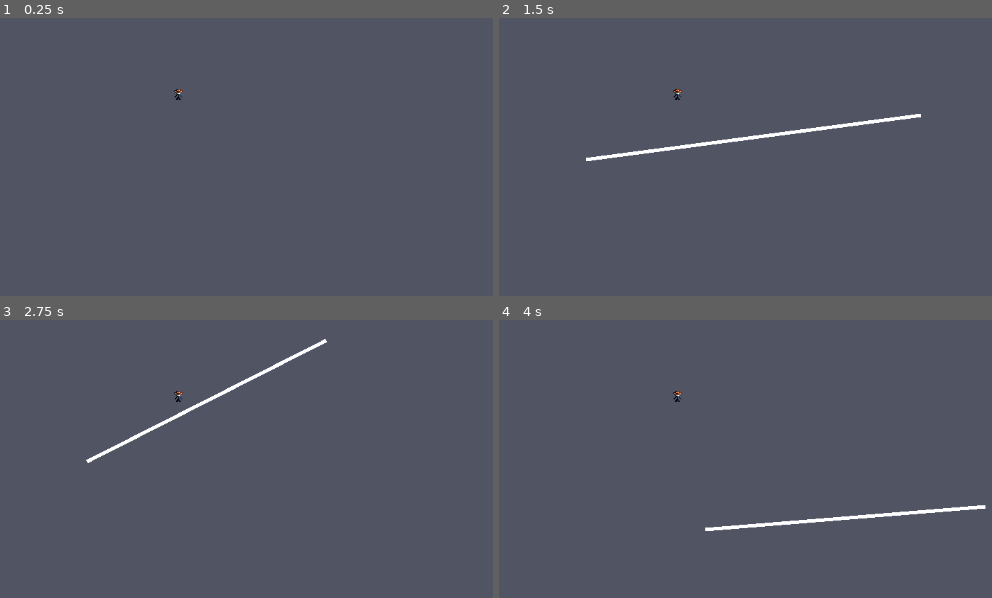
Above: before the commit, frames 1-4 (two rows, left to right).
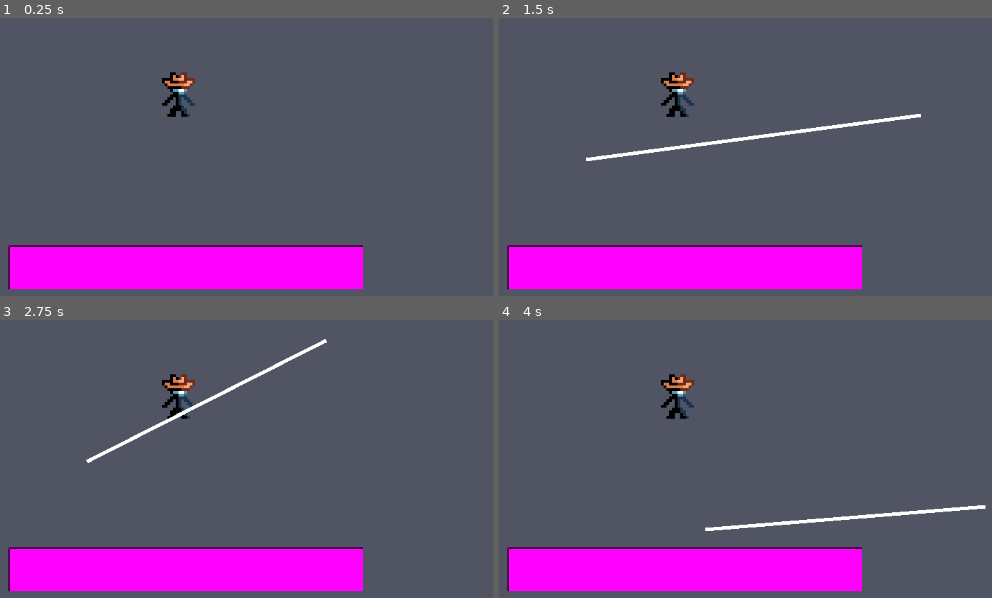
Above: after the commit, the same moments.

Repository: Jcodefox/GMTK-2025
Game: Godot game, scene res://scenes/topscenes/gameplay_topscene.tscn
Same seed, same stepped clock (60 frames per second), same inputs: the game is played once before the commit and once after it.
Inputs (mouse positions are in pixels of both pictures, inside the frame that each line leads up to):
- Up to frame 1 (0.25 s): no input
- Up to frame 2 (1.5 s): tap Enter at 0.5 s; move the mouse to (922, 115) at 0.52 s; tap Space at 1.25 s; move the mouse to (587, 159) at 1.27 s
- Up to frame 3 (2.75 s): tap Enter at 2 s; move the mouse to (325, 339) at 2.02 s
- Up to frame 4 (4 s): tap Space at 2.75 s; move the mouse to (706, 528) at 2.77 s; tap Enter at 3.5 s; move the mouse to (987, 506) at 3.52 s

The runs differ from the first frame. In frame 1, 12% of the frame differs, in the area x 1-74%, y 19-98%; in frame 2, 12%; in frame 3, 12%; in frame 4, 12%.

Commit message:
Implement some InputMap controls

Diff:
--- a/project.godot
+++ b/project.godot
@@ -15,6 +15,38 @@
 config/features=PackedStringArray("4.4", "GL Compatibility")
 config/icon="res://icon.svg"
 
+[input]
+
+move_left={
+"deadzone": 0.2,
+"events": [Object(InputEventKey,"resource_local_to_scene":false,"resource_name":"","device":-1,"window_id":0,"alt_pressed":false,"shift_pressed":false,"ctrl_pressed":false,"meta_pressed":false,"pressed":false,"keycode":0,"physical_keycode":65,"key_label":0,"unicode":97,"location":0,"echo":false,"script":null)
+, Object(InputEventKey,"resource_local_to_scene":false,"resource_name":"","device":-1,"window_id":0,"alt_pressed":false,"shift_pressed":false,"ctrl_pressed":false,"meta_pressed":false,"pressed":false,"keycode":0,"physical_keycode":4194319,"key_label":0,"unicode":0,"location":0,"echo":false,"script":null)
+]
+}
+move_right={
+"deadzone": 0.2,
+"events": [Object(InputEventKey,"resource_local_to_scene":false,"resource_name":"","device":-1,"window_id":0,"alt_pressed":false,"shift_pressed":false,"ctrl_pressed":false,"meta_pressed":false,"pressed":false,"keycode":0,"physical_keycode":68,"key_label":0,"unicode":100,"location":0,"echo":false,"script":null)
+, Object(InputEventKey,"resource_local_to_scene":false,"resource_name":"","device":-1,"window_id":0,"alt_pressed":false,"shift_pressed":false,"ctrl_pressed":false,"meta_pressed":false,"pressed":false,"keycode":0,"physical_keycode":4194321,"key_label":0,"unicode":0,"location":0,"echo":false,"script":null)
+]
+}
+move_down={
+"deadzone": 0.2,
+"events": [Object(InputEventKey,"resource_local_to_scene":false,"resource_name":"","device":-1,"window_id":0,"alt_pressed":false,"shift_pressed":false,"ctrl_pressed":false,"meta_pressed":false,"pressed":false,"keycode":0,"physical_keycode":83,"key_label":0,"unicode":115,"location":0,"echo":false,"script":null)
+, Object(InputEventKey,"resource_local_to_scene":false,"resource_name":"","device":-1,"window_id":0,"alt_pressed":false,"shift_pressed":false,"ctrl_pressed":false,"meta_pressed":false,"pressed":false,"keycode":0,"physical_keycode":4194322,"key_label":0,"unicode":0,"location":0,"echo":false,"script":null)
+]
+}
+move_up={
+"deadzone": 0.2,
+"events": [Object(InputEventKey,"resource_local_to_scene":false,"resource_name":"","device":-1,"window_id":0,"alt_pressed":false,"shift_pressed":false,"ctrl_pressed":false,"meta_pressed":false,"pressed":false,"keycode":0,"physical_keycode":87,"key_label":0,"unicode":119,"location":0,"echo":false,"script":null)
+, Object(InputEventKey,"resource_local_to_scene":false,"resource_name":"","device":-1,"window_id":0,"alt_pressed":false,"shift_pressed":false,"ctrl_pressed":false,"meta_pressed":false,"pressed":false,"keycode":0,"physical_keycode":4194320,"key_label":0,"unicode":0,"location":0,"echo":false,"script":null)
+]
+}
+move_jump={
+"deadzone": 0.2,
+"events": [Object(InputEventKey,"resource_local_to_scene":false,"resource_name":"","device":-1,"window_id":0,"alt_pressed":false,"shift_pressed":false,"ctrl_pressed":false,"meta_pressed":false,"pressed":false,"keycode":0,"physical_keycode":32,"key_label":0,"unicode":32,"location":0,"echo":false,"script":null)
+]
+}
+
 [rendering]
 
 textures/canvas_textures/default_texture_filter=0
--- a/scenes/prefabs/player.tscn
+++ b/scenes/prefabs/player.tscn
@@ -7,4 +7,5 @@
 script = ExtResource("1_tou0u")
 
 [node name="Sprite2D" type="Sprite2D" parent="."]
+scale = Vector2(4, 4)
 texture = ExtResource("2_n0leu")
--- a/scenes/topscenes/gameplay_topscene.tscn
+++ b/scenes/topscenes/gameplay_topscene.tscn
@@ -1,7 +1,13 @@
-[gd_scene load_steps=3 format=3 uid="uid://dwe36qbpqlr3w"]
+[gd_scene load_steps=5 format=3 uid="uid://dwe36qbpqlr3w"]
 
 [ext_resource type="PackedScene" uid="uid://crq0ubo4sdfwt" path="res://scenes/prefabs/player.tscn" id="1_rncwu"]
 [ext_resource type="PackedScene" uid="uid://byjfep6lctpr3" path="res://scenes/prefabs/lasso.tscn" id="2_u55sw"]
+
+[sub_resource type="PlaceholderTexture2D" id="PlaceholderTexture2D_rncwu"]
+size = Vector2(512, 64)
+
+[sub_resource type="RectangleShape2D" id="RectangleShape2D_u55sw"]
+size = Vector2(512, 64)
 
 [node name="GameplayTopscene" type="Node2D"]
 
@@ -20,3 +26,10 @@
 grow_horizontal = 2
 grow_vertical = 2
 color = Color(0.312, 0.3302, 0.39, 1)
+
+[node name="Sprite2D" type="Sprite2D" parent="."]
+position = Vector2(488, 511)
+texture = SubResource("PlaceholderTexture2D_rncwu")
+
+[node name="CollisionShape2D" type="CollisionShape2D" parent="Sprite2D"]
+shape = SubResource("RectangleShape2D_u55sw")
